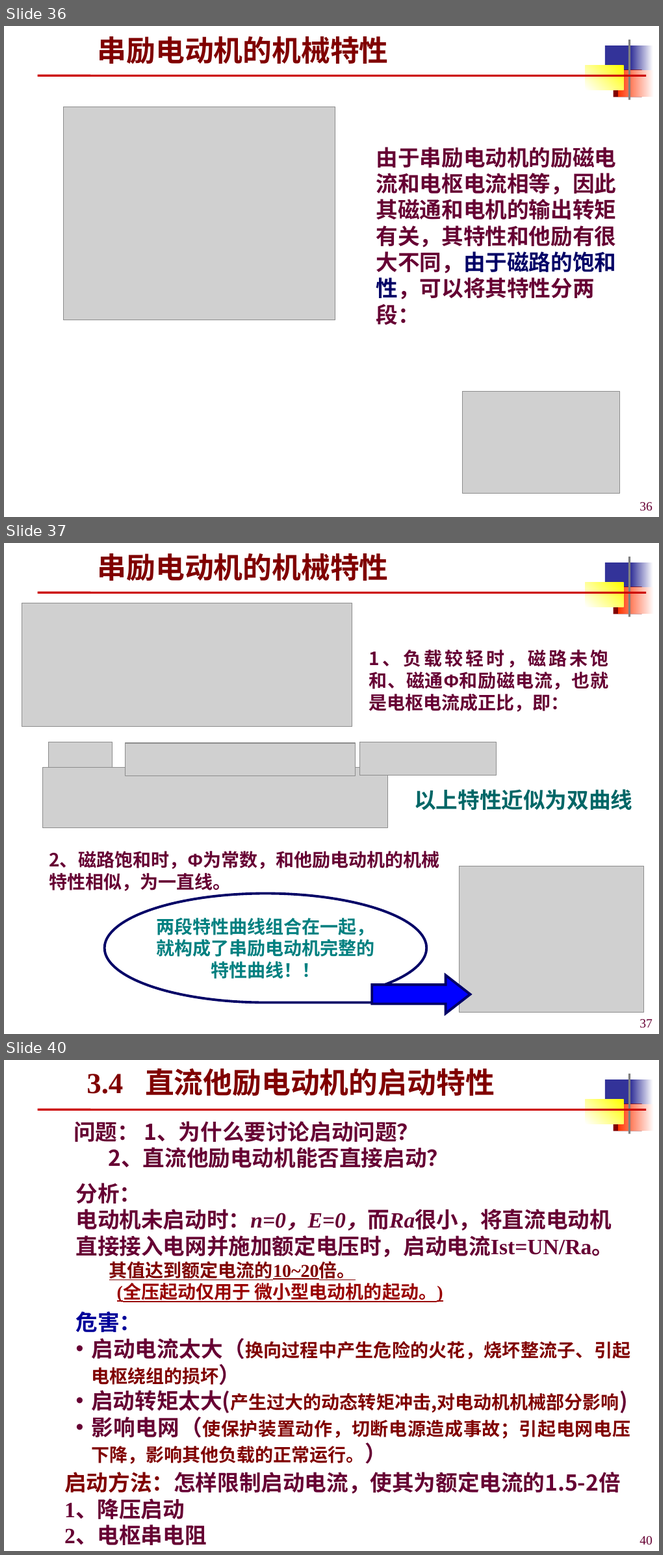
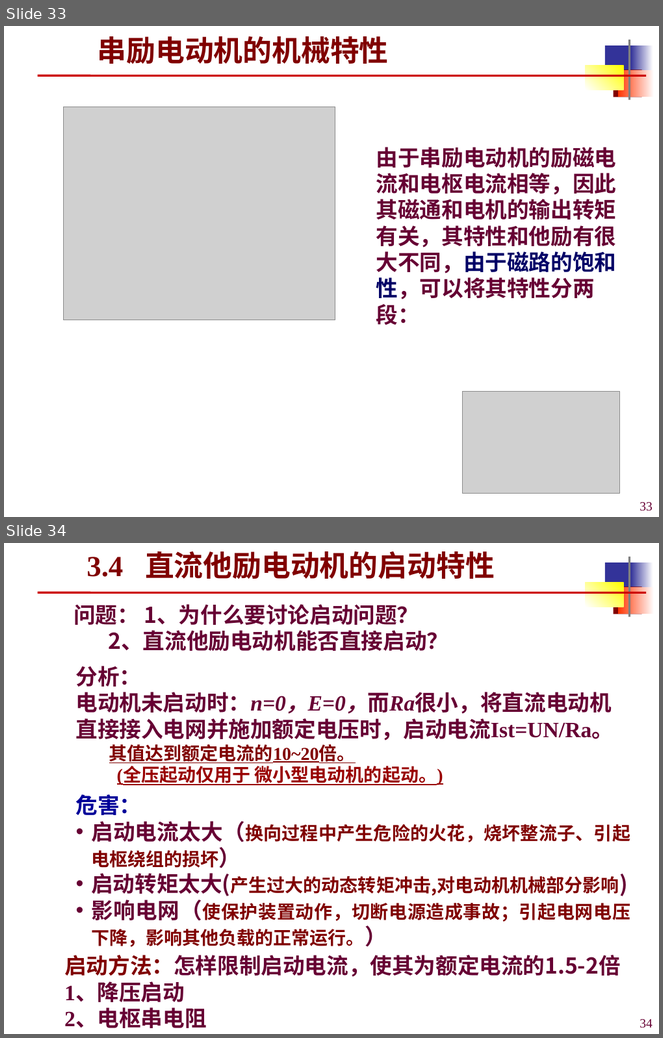
Before and after one commit to origin2007/mechatronic_transmission_control, a slide deck: 机电传动控制3-直流电机.ppt. Shown one above the other, each under a label of ours: slides 36, 37 and 40 before the commit, slides 33 and 34 after it; the slides between them are not shown. The pictures are 663x1555 and 663x1038 pixels, drawn with LibreOffice and Linux fonts; fonts in the diff are those of the drawing; grey boxes stand for pictures. Boxes give left, top, right and bottom in pixels: in the first picture for what was removed or moved away, otherwise in the second. Text is boxed around its words. In the diff, an @@ line names an element or a change of style, - is before the commit and + after.

```diff
--- a/机电传动控制3-直流电机.ppt
+++ b/机电传动控制3-直流电机.ppt
@@ slide 37 removed at bbox=[4, 543, 659, 1034], background #FFFFFF; not listed: 7 template elements that a slide beside it also shows @@
@@ title removed at bbox=[98, 553, 389, 581] @@
-串励电动机的机械特性
@@ picture removed at bbox=[22, 603, 352, 726] @@
@@ text removed at bbox=[369, 650, 609, 712] @@
-1、负载较轻时，磁路未饱和、磁通Φ和励磁电流，也就是电枢电流成正比，即：
@@ picture removed at bbox=[49, 742, 112, 775] @@
@@ picture removed at bbox=[125, 743, 356, 776] @@
@@ picture removed at bbox=[360, 742, 496, 775] @@
@@ picture removed at bbox=[42, 768, 388, 828] @@
@@ text removed at bbox=[414, 789, 633, 810] @@
-以上特性近似为双曲线
@@ text removed at bbox=[49, 851, 440, 894] @@
-2、磁路饱和时，Φ为常数，和他励电动机的机械特性相似，为一直线。
@@ picture removed at bbox=[460, 867, 644, 1013] @@
@@ flow chart magnetic tape removed at bbox=[104, 893, 426, 1003] @@
-两段特性曲线组合在一起，
-就构成了串励电动机完整的
-特性曲线！！
@@ right arrow removed at bbox=[372, 975, 471, 1014] @@
@@ page number removed at bbox=[640, 1019, 653, 1029] @@
-37
@@ what was slide 36 is now slide 33 @@
@@ page number at bbox=[640, 502, 653, 512]: text changed @@
-36
+33
@@ what was slide 40 is now slide 34 @@
@@ page number at bbox=[640, 1019, 653, 1029]: text changed @@
-40
+34
```
Also in this commit, not shown: 4 slides changed, 10 other slides removed.
